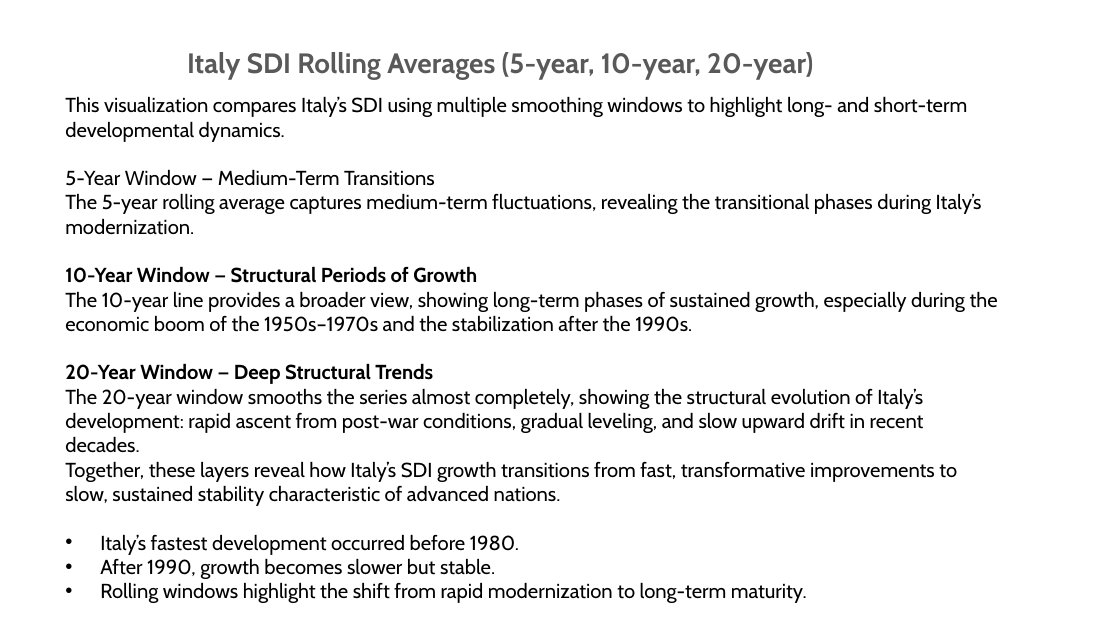
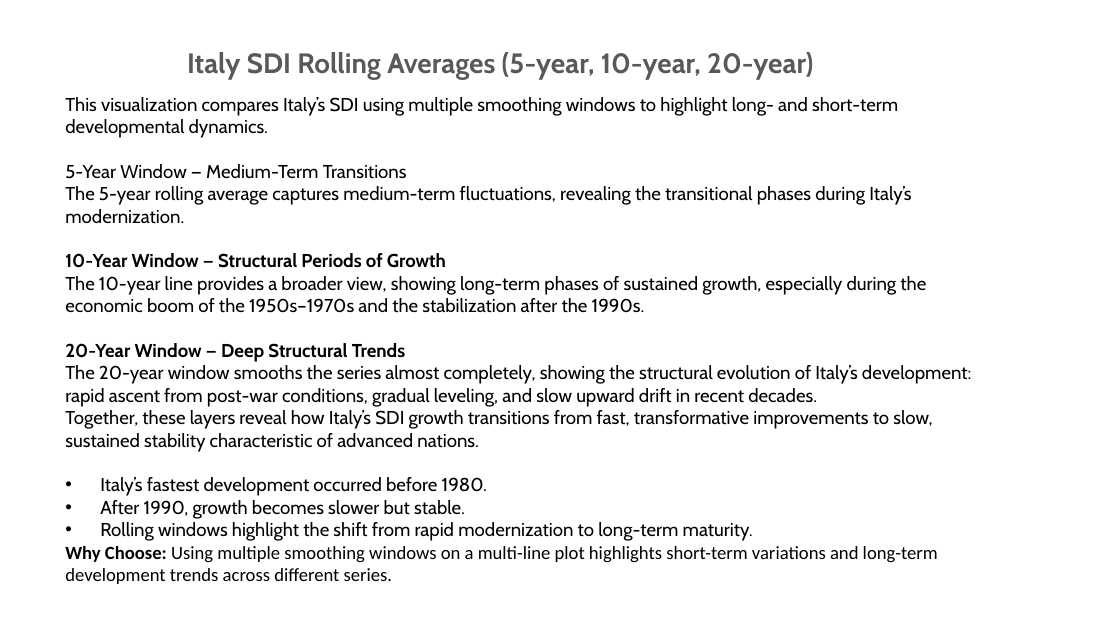
Before and after one commit to samiwadh/Global-Burden-of-Disease-Project, a slide deck: slide 17 of Data Visualization.pptx. Drawn at 1120x630 pixels with LibreOffice and Linux fonts; fonts in the diff are those of the drawing. Boxes give left, top, right and bottom in pixels: in the first picture for what was removed or moved away, otherwise in the second. Text is boxed around its words. In the diff, an @@ line names an element or a change of style, - is before the commit and + after.

```diff
--- a/Data Visualization.pptx
+++ b/Data Visualization.pptx
@@ text at box(65, 97, 972, 541): size 13 to 12 pt in "This visualization compares Italy’s SDI using multiple ...", "5-Year Window — Medium-Term Transitions The 5-year ...", "10-Year Window — Structural Periods of Growth", "The 10-year line provides a broader view, ..." and 4 more places @@
@@ text at box(65, 546, 938, 584): paragraph added @@
+Why Choose: Using multiple smoothing windows on a multi-line plot highlights short-term variations and long-term development trends across different series.
```
Also in this commit, not shown: 12 other slides changed.
